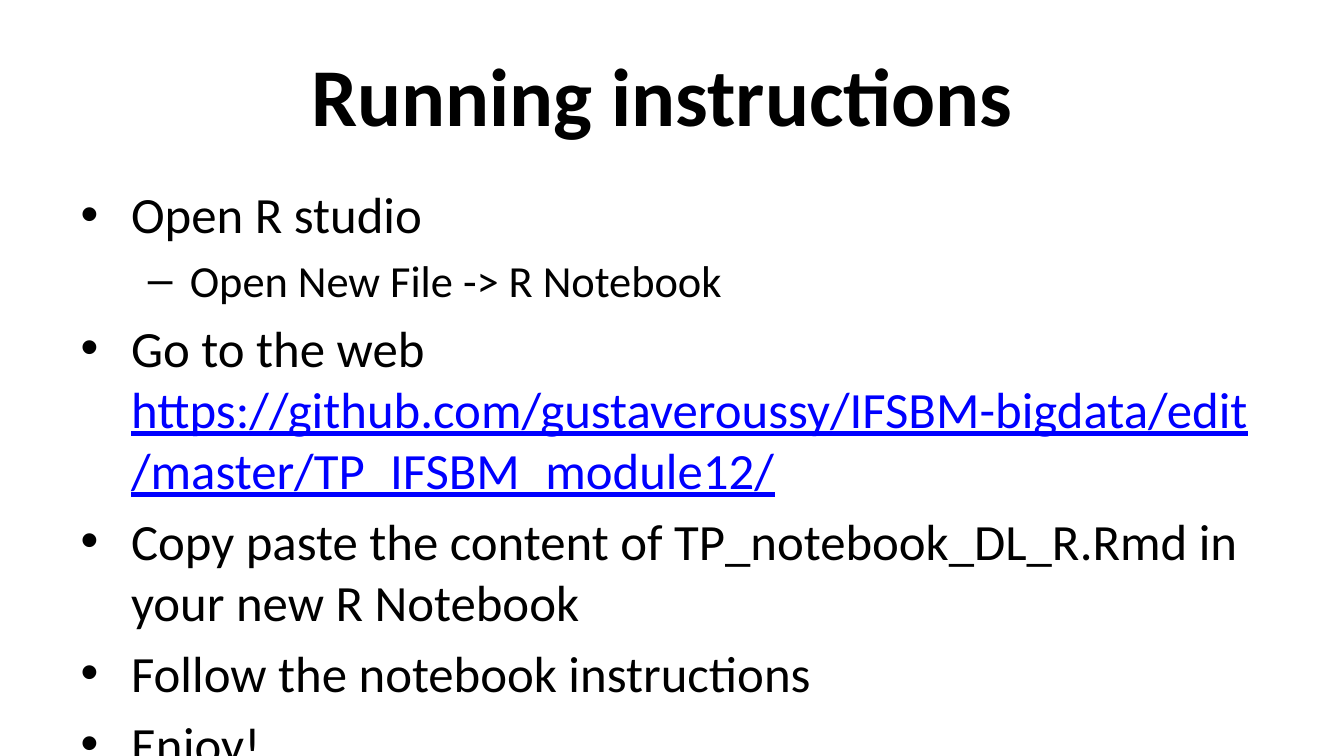
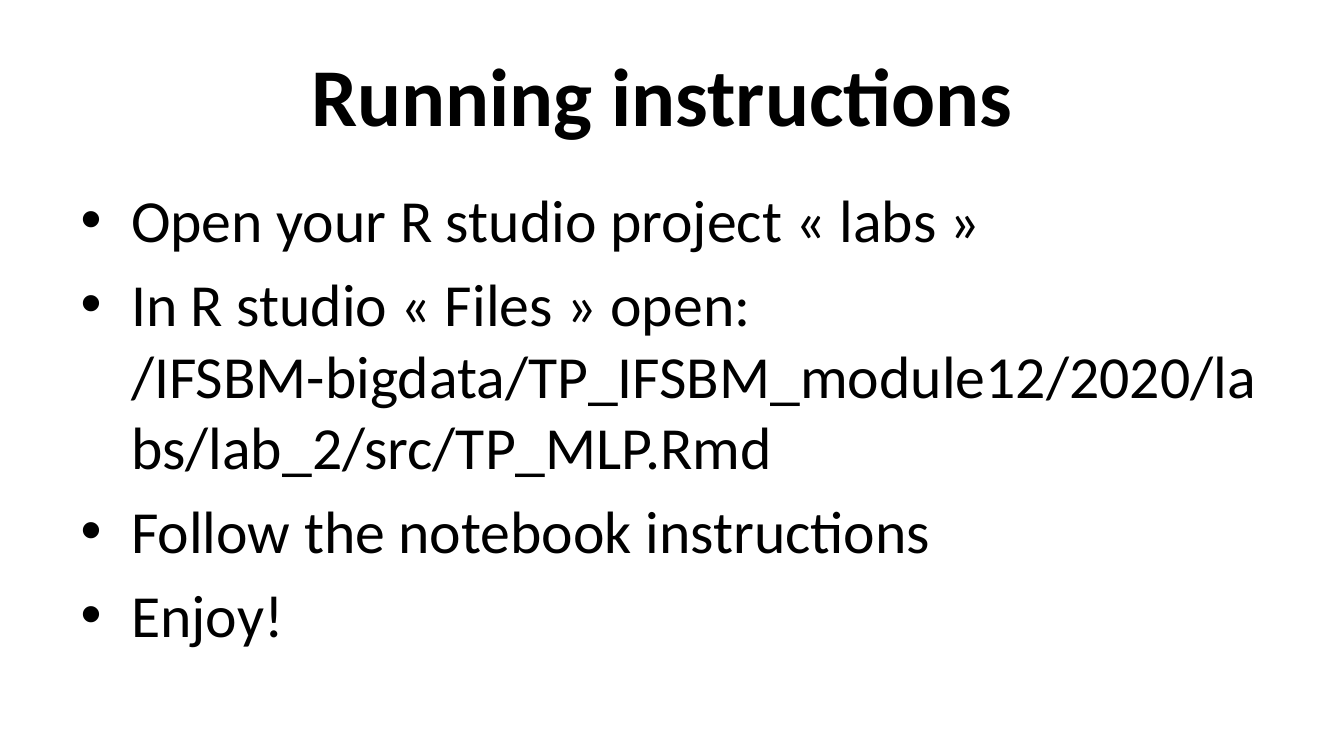
Before and after one commit to Monia234/IFSBM-bigdata, a slide deck: slide 2 of TP_IFSBM_module12/2020/labs/lab_2/TP_DL.pptx. Drawn at 1344x756 pixels with LibreOffice and Linux fonts; fonts in the diff are those of the drawing. Boxes give left, top, right and bottom in pixels: in the first picture for what was removed or moved away, otherwise in the second. Text is boxed around its words. In the diff, an @@ line names an element or a change of style, - is before the commit and + after.

Commit message:
MLP ppt

```diff
--- a/TP_IFSBM_module12/2020/labs/lab_2/TP_DL.pptx
+++ b/TP_IFSBM_module12/2020/labs/lab_2/TP_DL.pptx
@@ text at [131,200,1256,477]: text changed; size 27.2 to 32 pt @@
-• Open R studio
-  – Open New File -> R Notebook
-• Go to the web https://github.com/gustaveroussy/IFSBM-bigdata/edit/master/TP_IFSBM_module12/
-• Copy paste the content of TP_notebook_DL_R.Rmd in your new R Notebook
+• Open your R studio project « labs »
+• In R studio « Files » open: /IFSBM-bigdata/TP_IFSBM_module12/2020/labs/lab_2/src/TP_MLP.Rmd
@@ text at [131,511,931,648]: size 27.2 to 32 pt in "Follow the notebook instructions", "Enjoy!" @@
```
Also in this commit, not shown: 8 slides added, 5 slides removed, 1 other file.
